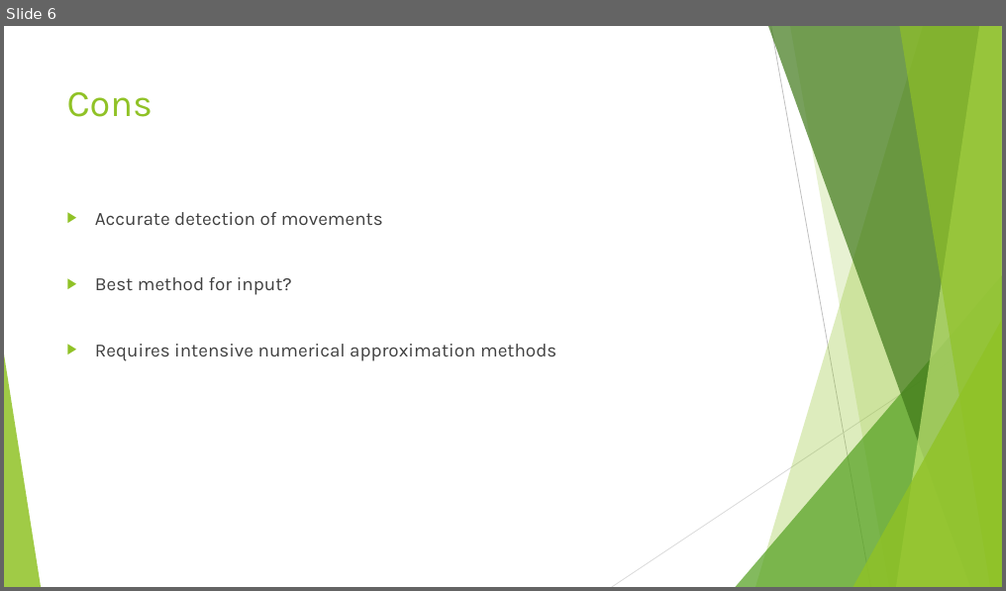
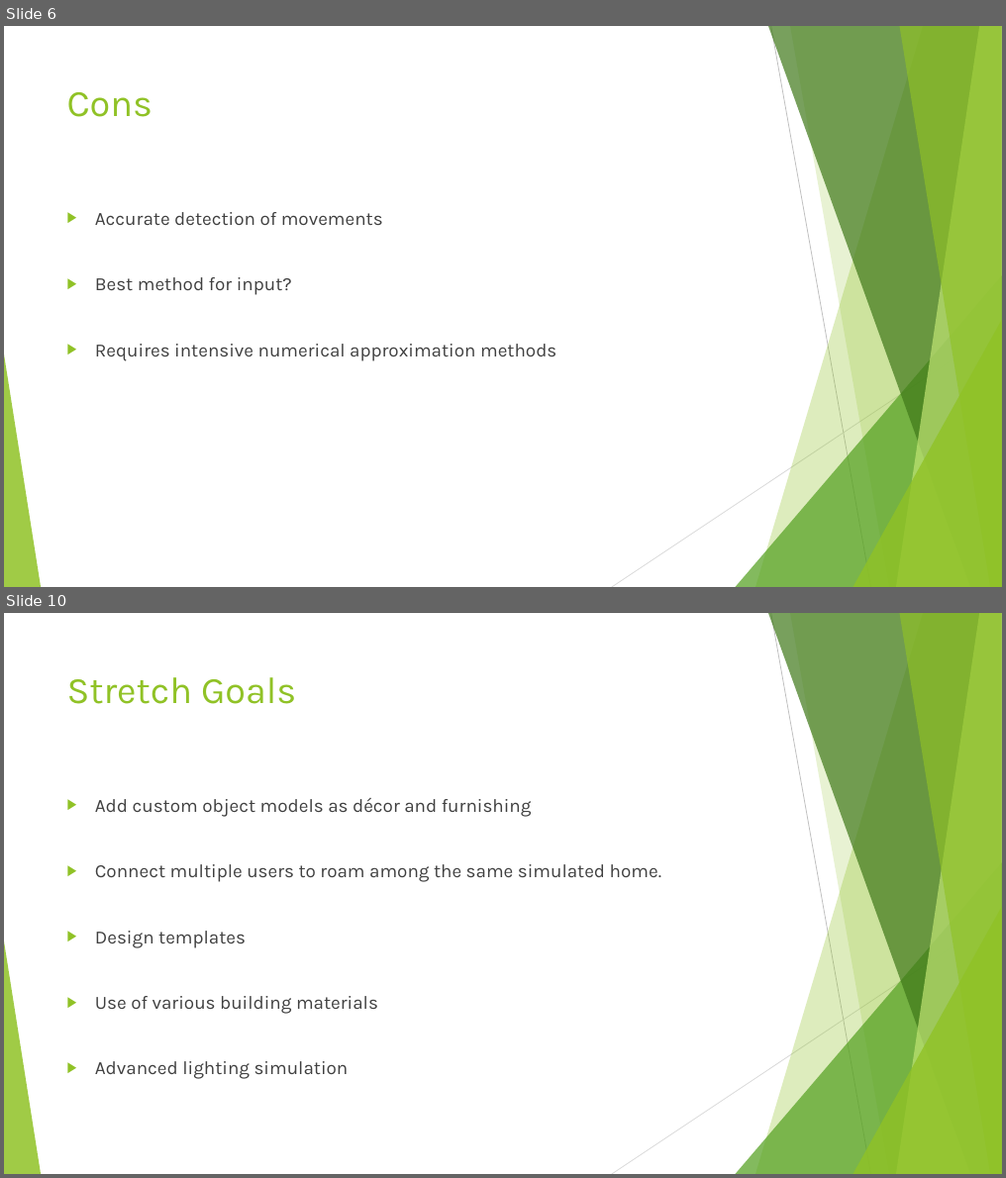
Before and after one commit to junmin-yee/Landmarked, a slide deck: Idea Presentation.pptx. Shown one above the other, each under a label of ours: slide 6 before the commit, slides 6 and 10 after it; the slides between them are not shown. The pictures are 1006x591 and 1006x1178 pixels, drawn with LibreOffice and Linux fonts; fonts in the diff are those of the drawing. Boxes give left, top, right and bottom in pixels: in the first picture for what was removed or moved away, otherwise in the second. Text is boxed around its words. In the diff, an @@ line names an element or a change of style, - is before the commit and + after.

Commit message:
Added VR Home Design
Added first draft of slides.

```diff
--- a/Idea Presentation.pptx
+++ b/Idea Presentation.pptx
@@ slide 10 added at (4, 613, 1002, 1174), background #FFFFFF; not listed: 10 template elements that a slide beside it also shows @@
@@ title added at (67, 677, 296, 704), 36 pt, text #90C226 @@
+Stretch Goals
@@ text added at (95, 798, 661, 1079), 18 pt, text #404040 @@
+▶ Add custom object models as décor and furnishing
+▶ Connect multiple users to roam among the same simulated home.
+▶ Design templates
+▶ Use of various building materials
+▶ Advanced lighting simulation
```
Also in this commit, not shown: 5 other slides added.
